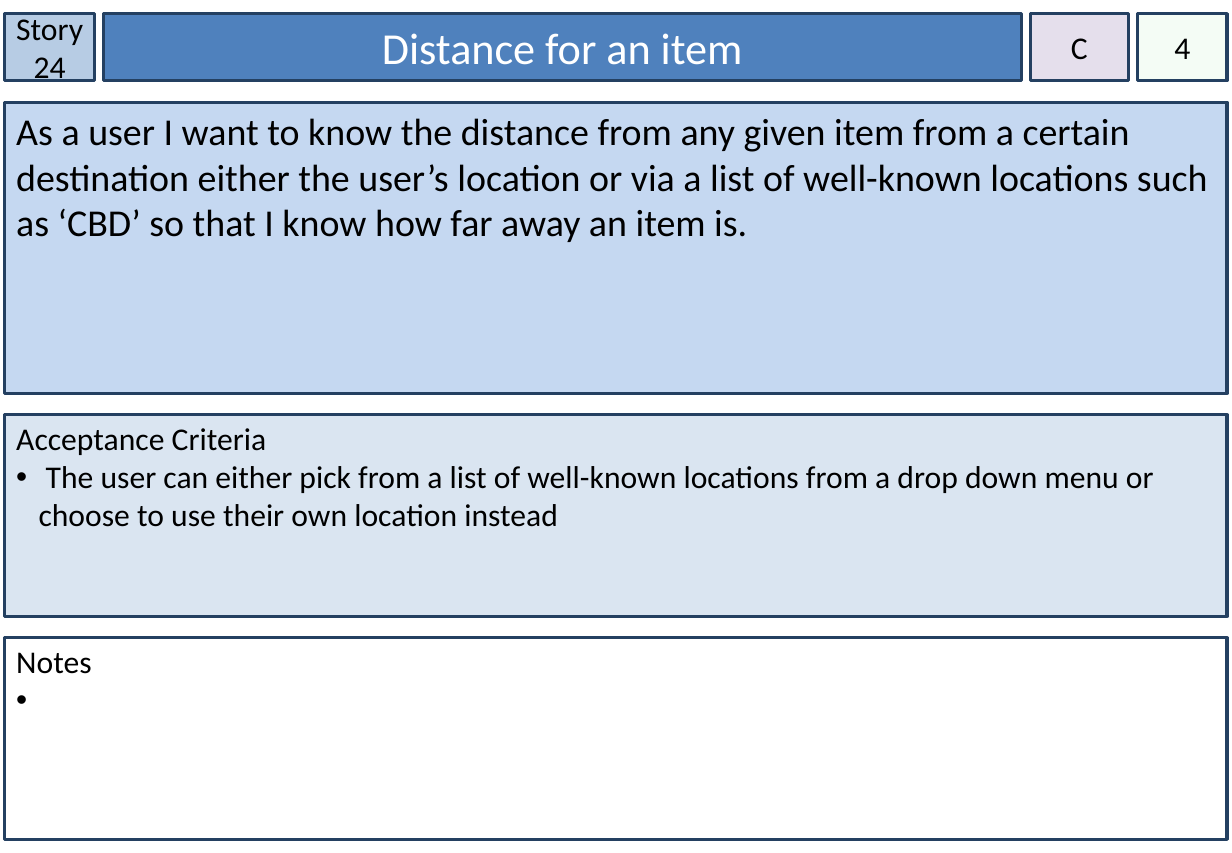
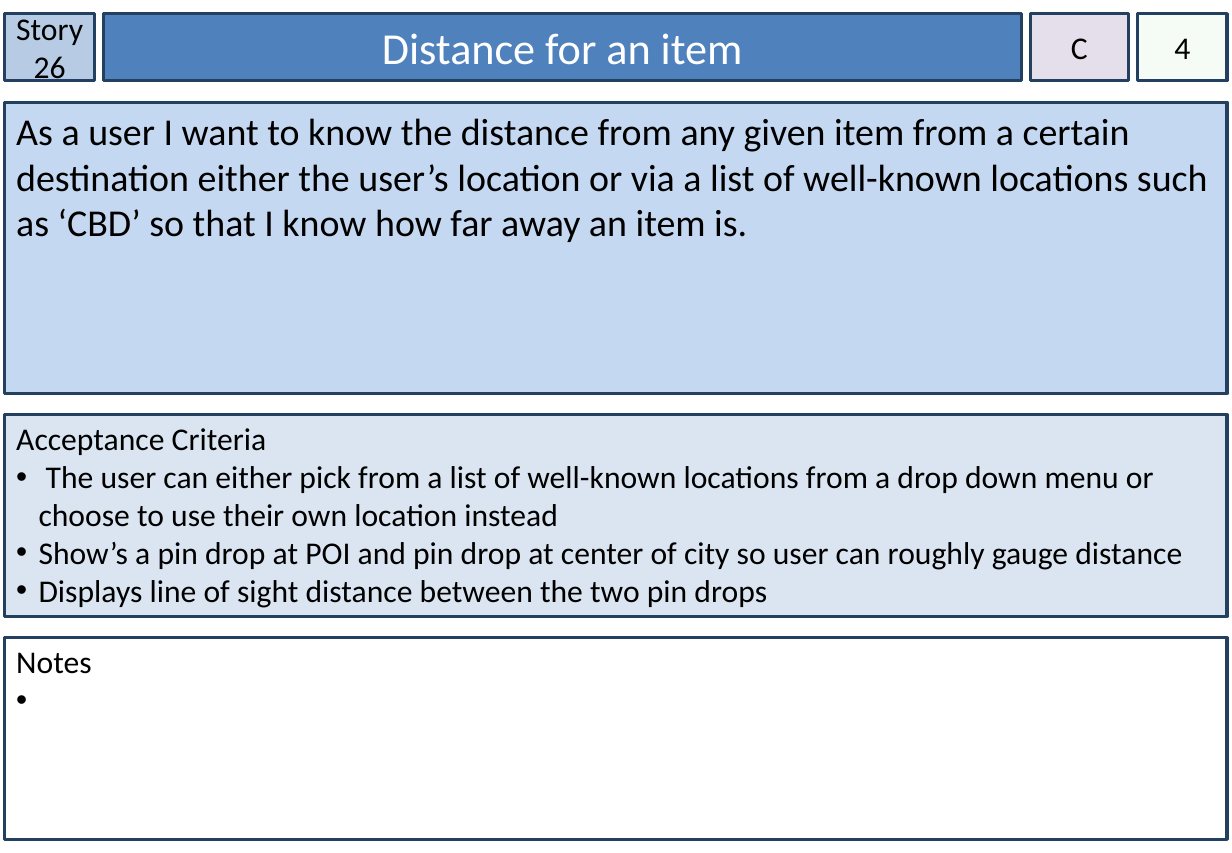
Before and after one commit to NickIsReady/Group-68-Web-System, a slide deck: slide 27 of Group 68 Story Cards.pptx (slide 25 before the commit). Drawn at 1232x853 pixels with LibreOffice and Linux fonts; fonts in the diff are those of the drawing. Boxes give left, top, right and bottom in pixels: in the first picture for what was removed or moved away, otherwise in the second. Text is boxed around its words. In the diff, an @@ line names an element or a change of style, - is before the commit and + after.

Commit message:
Updated User Stories, Updated Burndown Charts

```diff
--- a/Group 68 Story Cards.pptx
+++ b/Group 68 Story Cards.pptx
@@ text in rectangle at <box>16,14,83,87</box>: text changed @@
-Story 24
+Story 26
@@ text in rectangle at <box>39,542,1182,608</box>: paragraphs added @@
+• Show’s a pin drop at POI and pin drop at center of city so user can roughly gauge distance
+• Displays line of sight distance between the two pin drops
```
Also in this commit, not shown: 17 other slides changed, 12 slides added, 1 other file.
